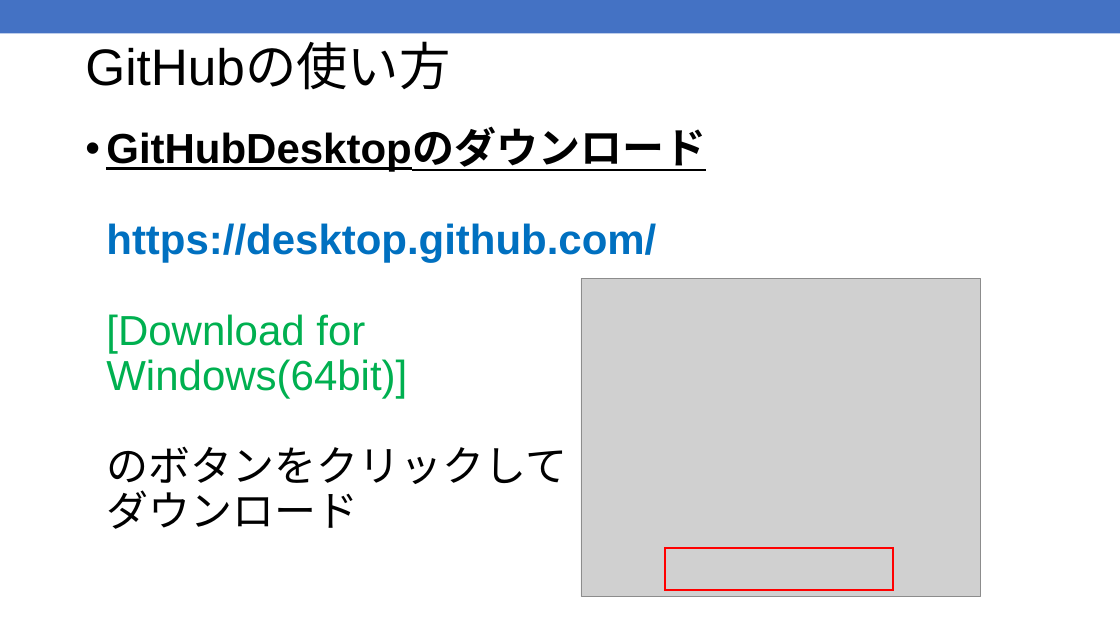
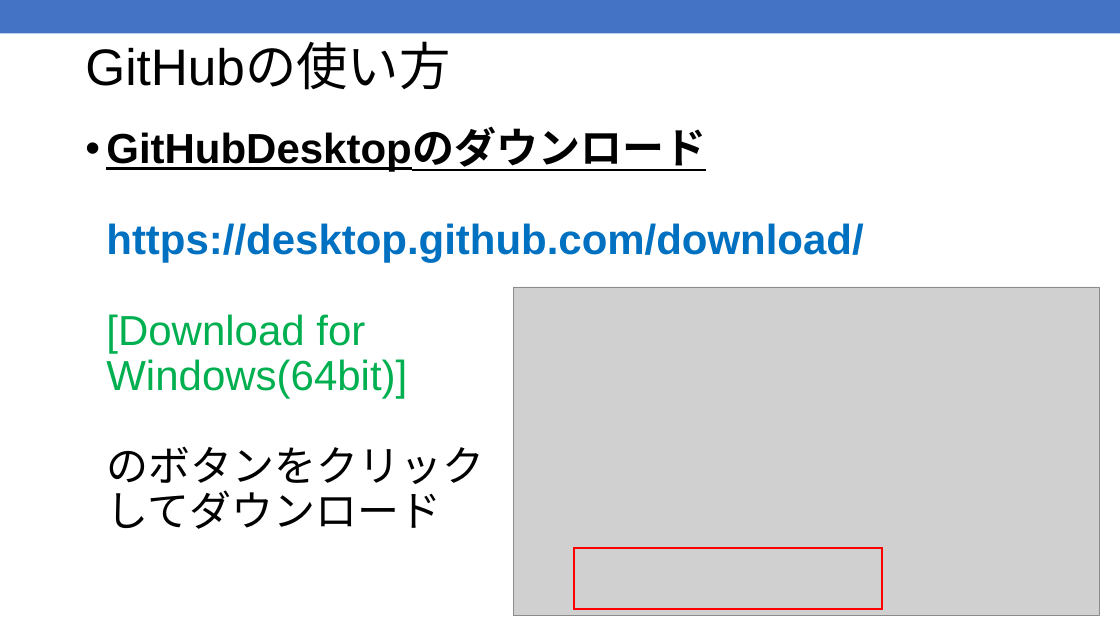
Before and after one commit to kic-murata/cpp2025, a slide deck: slide 15 of 授業資料/GitHub.pptx. Drawn at 1120x630 pixels with LibreOffice and Linux fonts; fonts in the diff are those of the drawing; grey boxes stand for pictures. Boxes give left, top, right and bottom in pixels: in the first picture for what was removed or moved away, otherwise in the second. Text is boxed around its words. In the diff, an @@ line names an element or a change of style, - is before the commit and + after.

Commit message:
20250611

```diff
--- a/授業資料/GitHub.pptx
+++ b/授業資料/GitHub.pptx
@@ text at <box>106,130,863,529</box>: text changed @@
-• GitHubDesktopのダウンロード
-  https://desktop.github.com/
-  [Download for
-  Windows(64bit)]
-  のボタンをクリックして
-  ダウンロード
+• GitHubDesktopのダウンロード
+  https://desktop.github.com/download/
+  [Download for
+  Windows(64bit)]
+  のボタンをクリック
+  してダウンロード
@@ picture: place and size @@
-picture at <box>581,278,981,597</box>
+picture at <box>513,287,1099,616</box>
@@ rectangle: place and size @@
-rectangle at <box>665,549,893,591</box>
+rectangle at <box>574,549,882,609</box>
```
Also in this commit, not shown: 8 other slides changed.
